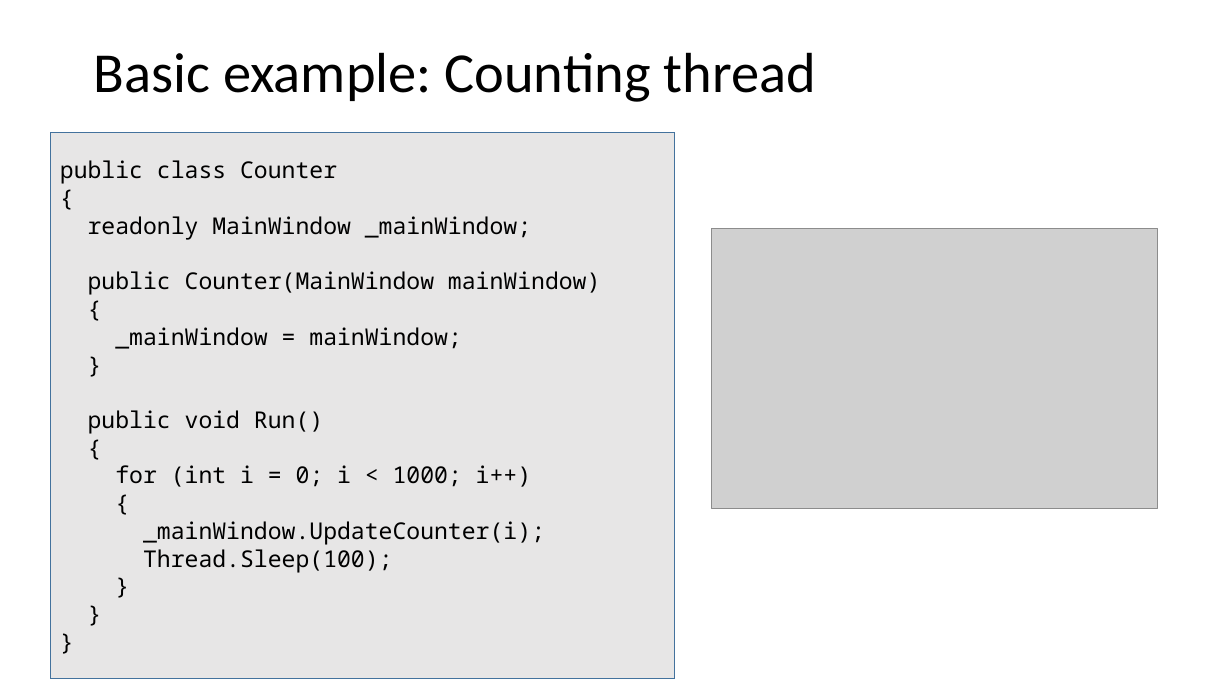
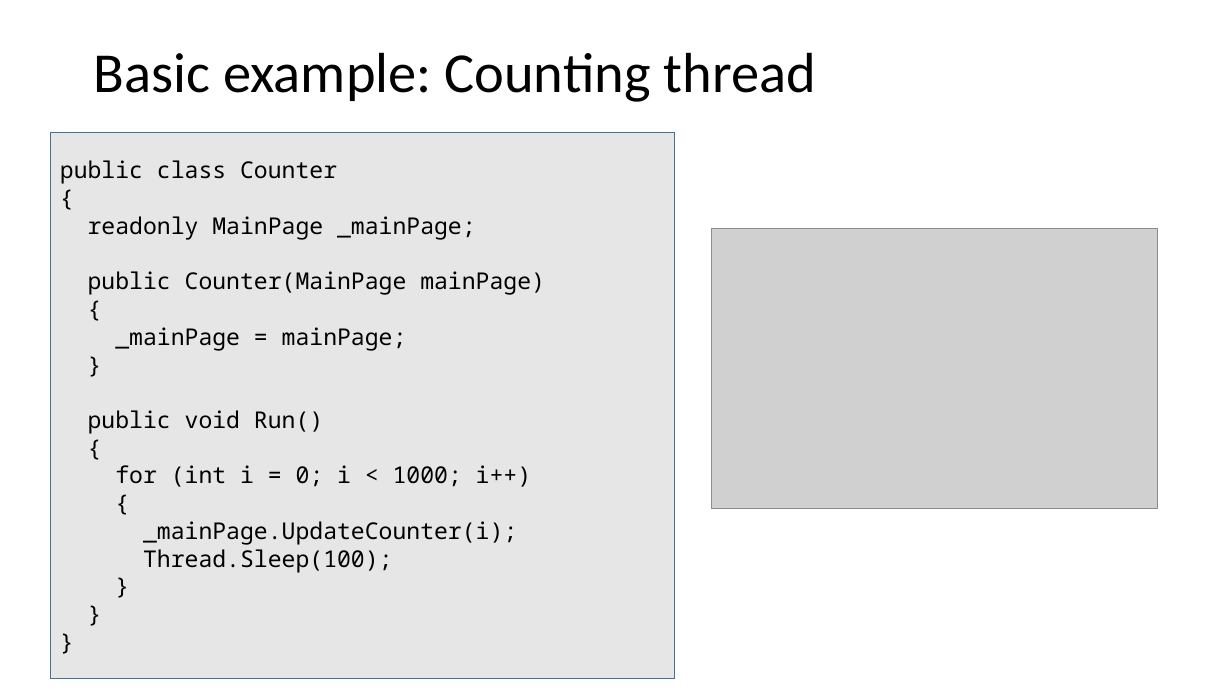
Before and after one commit to codesmurf/st3its3_teaching, a slide deck: slide 23 of 07 Thread Synchronization 1/Thread Synchronization.pptx (slide 20 before the commit). Drawn at 1232x693 pixels with LibreOffice and Linux fonts; fonts in the diff are those of the drawing; grey boxes stand for pictures. Boxes give left, top, right and bottom in pixels: in the first picture for what was removed or moved away, otherwise in the second. Text is boxed around its words. In the diff, an @@ line names an element or a change of style, - is before the commit and + after.

```diff
--- a/07 Thread Synchronization 1/Thread Synchronization.pptx
+++ b/07 Thread Synchronization 1/Thread Synchronization.pptx
@@ text in rectangle at <box>88,216,545,295</box>: text changed @@
-readonly MainWindow _mainWindow;
-public Counter(MainWindow mainWindow)
+readonly MainPage _mainPage;
+public Counter(MainPage mainPage)
@@ text in rectangle at <box>115,327,407,351</box>: text changed @@
-_mainWindow = mainWindow;
+_mainPage = mainPage;
@@ text in rectangle at <box>143,521,517,545</box>: text changed @@
-_mainWindow.UpdateCounter(i);
+_mainPage.UpdateCounter(i);
```
Also in this commit, not shown: 9 other slides changed, 6 slides added, 1 slide removed, 3 other files.
